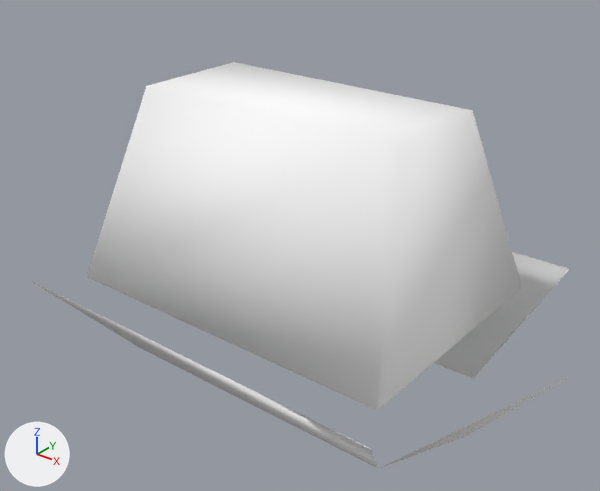
The OBJ model Assets/Art/Nova1492/GXConverted/Models/UnitParts/Accessories/datan_common_acphp180_20c7c0c2.obj: old version first, new version second.
Camera for both pictures: a 50 mm camera at (0.777, -0.975, 0.657) aimed at (0.008, -0.014, 0.061). The axes (+X, +Y, +Z) are drawn at lower left. The lights are the same throughout. The picture after the commit comes second. Where no turn or scale is listed for an object, it has been applied to the vertices.

The first picture shows 'datan_common_acphp180_20c7c0c2'.
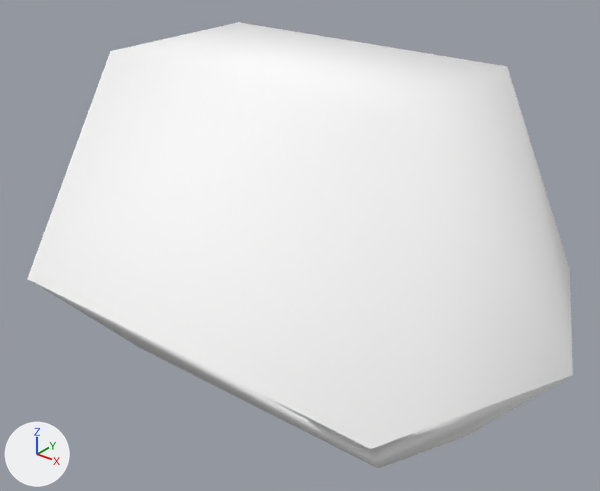
Location of each change, (x1, y1, x2, y2) in pixels of the pictures (600 x 491 px):
'datan_common_acphp180_20c7c0c2_mesh00', added: after (27, 22, 573, 449)
'datan_common_acphp180_20c7c0c2', reshaped: before (31, 62, 569, 468); after (31, 281, 572, 469)
part 1 of me_datan_common_acphp180_20c7c0c2, added: after (371, 375, 572, 469)

The change, as a diff of the scene's bpy script:
```diff
--- a/Assets/Art/Nova1492/GXConverted/Models/UnitParts/Accessories/datan_common_acphp180_20c7c0c2.obj.py
+++ b/Assets/Art/Nova1492/GXConverted/Models/UnitParts/Accessories/datan_common_acphp180_20c7c0c2.obj.py
@@ me_datan_common_acphp180_20c7c0c2 @@
 # used by ob_datan_common_acphp180_20c7c0c2; location = (0.0, 0.0, 0.0)
-me_datan_common_acphp180_20c7c0c2.from_pydata(...)  # 20 vertices, 18 faces; spans x -0.475..0.475, y -0.3..0.3, z -0.179..0.305
+me_datan_common_acphp180_20c7c0c2.from_pydata(...)  # 20 vertices, 28 faces; spans x -0.475..0.475, y -0.3..0.3, z -0.179..0.305
+# me_datan_common_acphp180_20c7c0c2 part 1
+# 10 new faces join them
 me_datan_common_acphp180_20c7c0c2.materials.append(mat_datan_common_acphp180_20c7c0c2)
@@ me_datan_common_acphp180_20c7c0c2_mesh00 @@
+me_datan_common_acphp180_20c7c0c2_mesh00.from_pydata([(-0.347, -0.3, 0.0), (0.347, -0.3, 0.0), (0.263, -0.147, 0.365), (-0.263, -0.147, 0.365), (0.475, 0.0, 0.0), (0.263, 0.147, 0.365), (0.347, 0.3, 0.0), (-0.347, 0.3, 0.0), (-0.263, 0.147, 0.365), (-0.475, 0.0, 0.0)], [], [(0, 1, 2), (2, 3, 0), (2, 4, 5), (6, 7, 8), (8, 5, 6), (3, 8, 9), (8, 2, 5), (3, 2, 8), (4, 6, 5), (4, 2, 1), (9, 0, 3), (9, 8, 7)])
+me_datan_common_acphp180_20c7c0c2_mesh00.materials.append(mat_datan_common_acphp180_20c7c0c2)  # white #ffffff
@@ ob_datan_common_acphp180_20c7c0c2_mesh00 @@
+ob_datan_common_acphp180_20c7c0c2_mesh00 = bpy.data.objects.new('datan_common_acphp180_20c7c0c2_mesh00', me_datan_common_acphp180_20c7c0c2_mesh00)
+ob_datan_common_acphp180_20c7c0c2_mesh00.location = (0.0, 0.0, 0.0)
```
